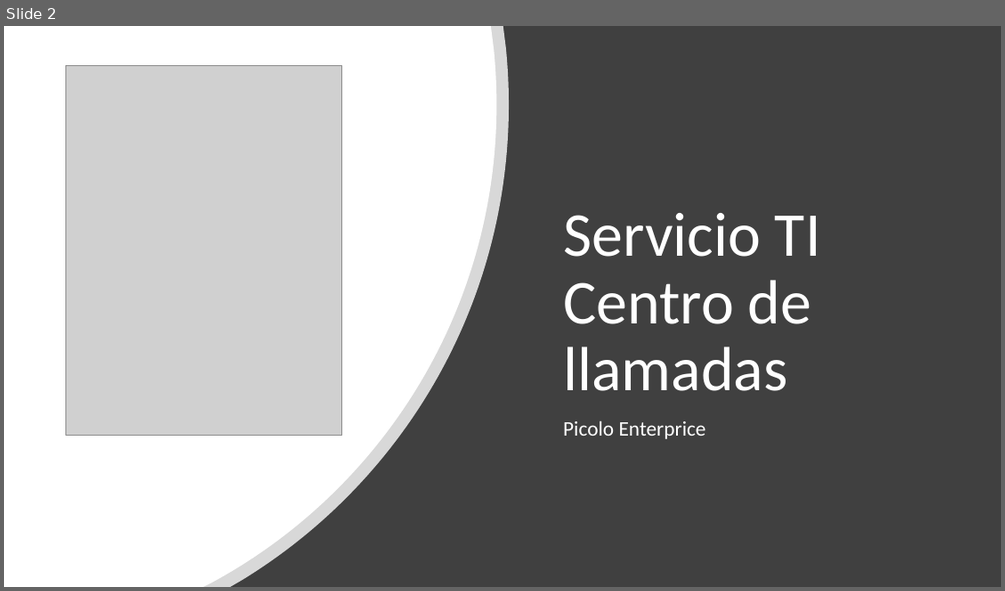
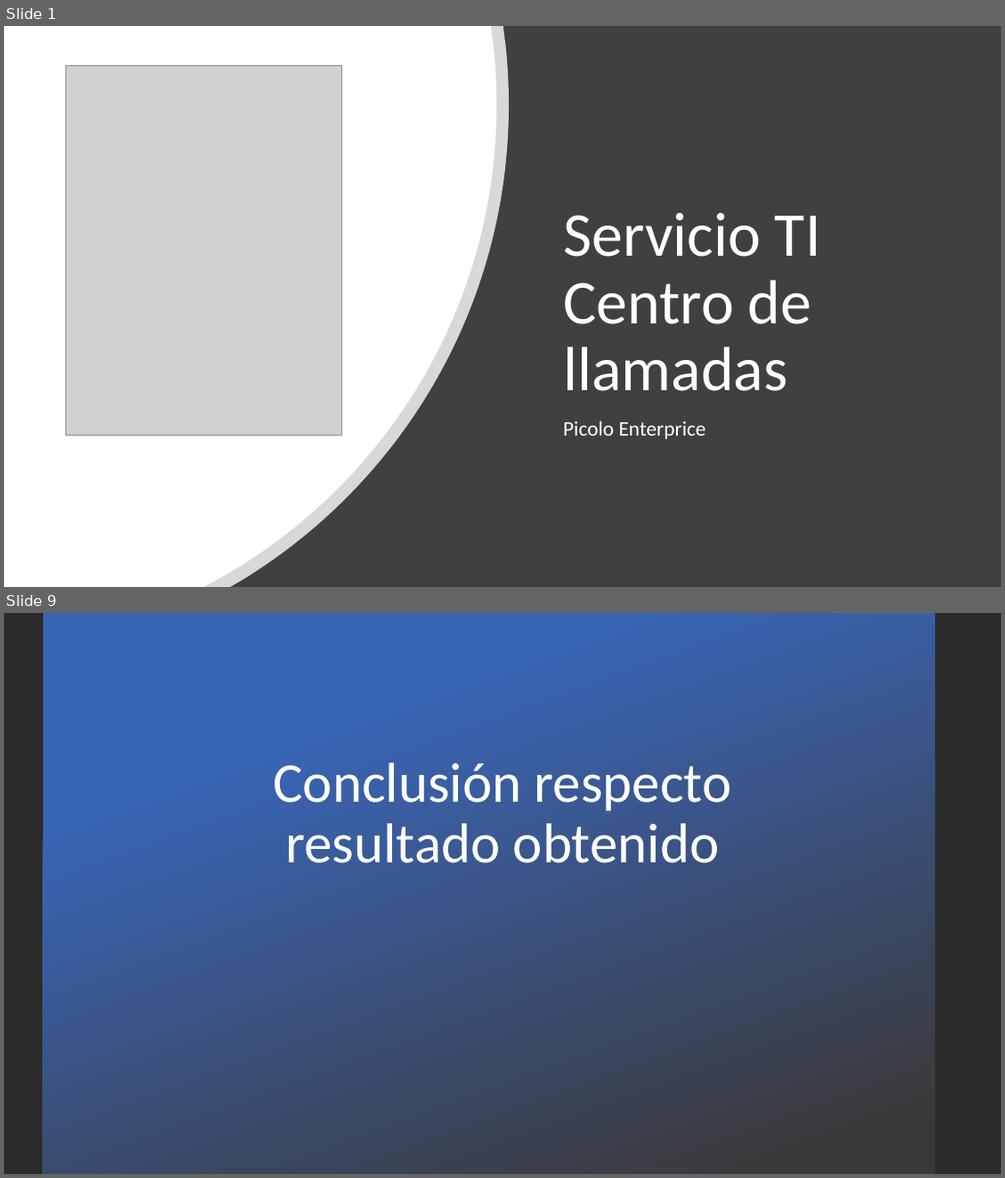
Before and after one commit to ramacal/Simulacion, a slide deck: Simulación/datos Sistema/UTN - Simulacion - Equipo 5 -TP N°6 Picolo.pptx. Shown one above the other, each under a label of ours: slide 2 before the commit, slides 1 and 9 after it; the slides between them are not shown. The pictures are 1005x591 and 1005x1178 pixels, drawn with LibreOffice and Linux fonts; fonts in the diff are those of the drawing; grey boxes stand for pictures; background and template pictures are left out; a plain dark background stands for a picture behind light text. Boxes give left, top, right and bottom in pixels: in the first picture for what was removed or moved away, otherwise in the second. Text is boxed around its words. In the diff, an @@ line names an element or a change of style, - is before the commit and + after.

```diff
--- a/Simulación/datos Sistema/UTN - Simulacion - Equipo 5 -TP N°6 Picolo.pptx
+++ b/Simulación/datos Sistema/UTN - Simulacion - Equipo 5 -TP N°6 Picolo.pptx
@@ slide 9 added at <box>4,613,1001,1174</box>, background picture (left out) @@
@@ rectangle added at <box>43,613,935,1174</box>, fill gradient #3965B5 to #3B3838 @@
@@ title added at <box>273,763,732,863</box>, 54 pt, text #FFFFFF @@
+Conclusión respecto resultado obtenido
@@ what was slide 2 is now slide 1 @@
```
Also in this commit, not shown: 7 other slides added, 13 slides removed.
